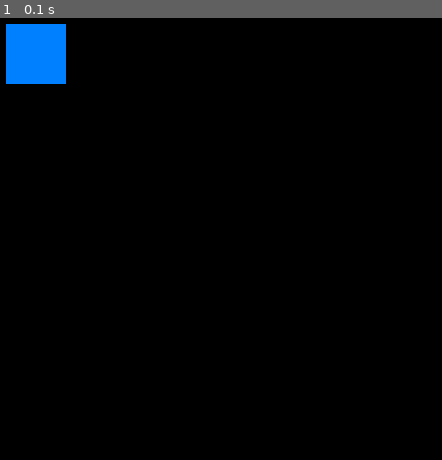
Above: before the commit, frame 1.
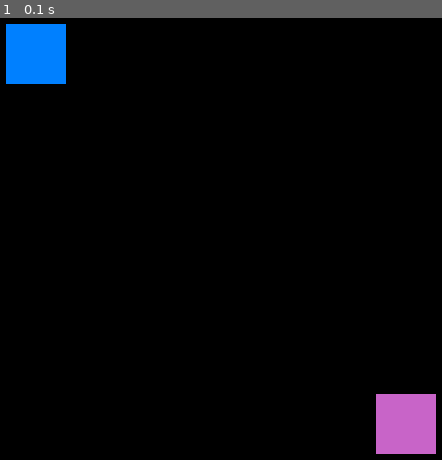
Above: after the commit, the same moment.

Repository: ravenusmc/pygame
Game: pygame game, started from basics/two.py
The game is run twice, just before and just after one commit, with the same random seed, the same clock (stepped at 60 frames per second) and the same inputs.
Inputs:
- Up to frame 1 (0.1 s): no input

The runs differ from the first frame. In frame 1, 1.8% of the frame differs, in the area x 85-99%, y 85-99%.

Commit message:
added work for polygons in pygame

Diff:
--- /dev/null
+++ b/basics/three.py
@@ -0,0 +1,40 @@
+#This file will work a little bit more with shapes and background colors.
+import pygame
+
+pygame.init()
+screen = pygame.display.set_mode((600, 600))
+done = False
+
+#Setting up background color:
+bg_color = (100,200,100)
+
+while not done:
+    for event in pygame.event.get():
+        if event.type == pygame.QUIT:
+            done = True
+
+    #This line will actually create the background color.
+    #This line should come first or else it will cover up everything else.
+    screen.fill(bg_color)
+
+    #This line is what will draw a rectangle to the screen.
+    pygame.draw.rect(screen, (0, 128, 255), pygame.Rect(30, 30, 60, 60))
+    pygame.draw.rect(screen, (200, 100, 200), pygame.Rect(400, 400, 60, 60))
+
+    #Drawing a circle:
+    pygame.draw.circle(screen, (100, 200, 200), (200,200), 100)
+
+    #Drawing a line:
+    pygame.draw.line(screen, (100, 200, 200), (0, 0), (600, 600), 10)
+
+    #Drawing a polygon
+    pygame.draw.polygon(screen, (0,180,0), ((250,100),(300,0),(350,50)))
+
+    pygame.display.flip()
+
+
+#Please note the parameters:
+#one-is the display variable
+#two-is the color of the object in RGB format
+#three-point list in the following format: ((250,100),(300,0),(350,50)) add more x,y points for more 'points'
+#pygame.draw.polygon(surface, color, point_list)
--- a/basics/two.py
+++ b/basics/two.py
@@ -10,8 +10,13 @@
     for event in pygame.event.get():
         if event.type == pygame.QUIT:
             done = True
+
     #This line is what will draw a rectangle to the screen.
     pygame.draw.rect(screen, (0, 128, 255), pygame.Rect(30, 30, 60, 60))
+
+    #Drawing another square to the screen:
+    pygame.draw.rect(screen, (200, 100, 200), pygame.Rect(400, 400, 60, 60))
+
     pygame.display.flip()
 
 
Not shown, changed: readme.md
